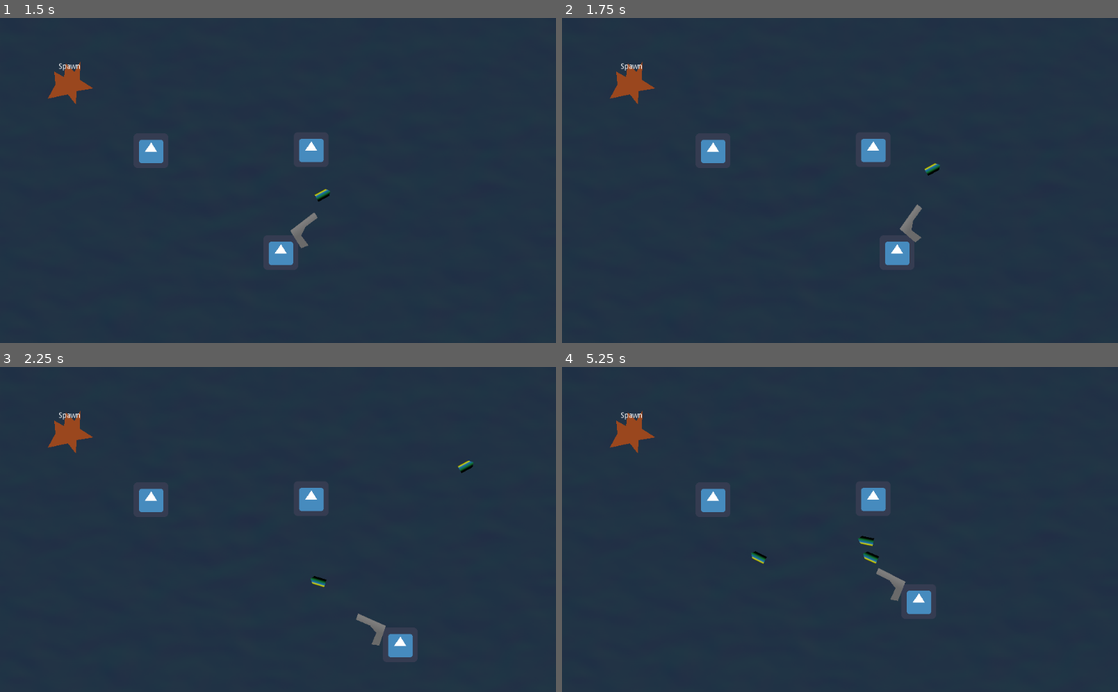
Above: before the commit, frames 1-4 (two rows, left to right).
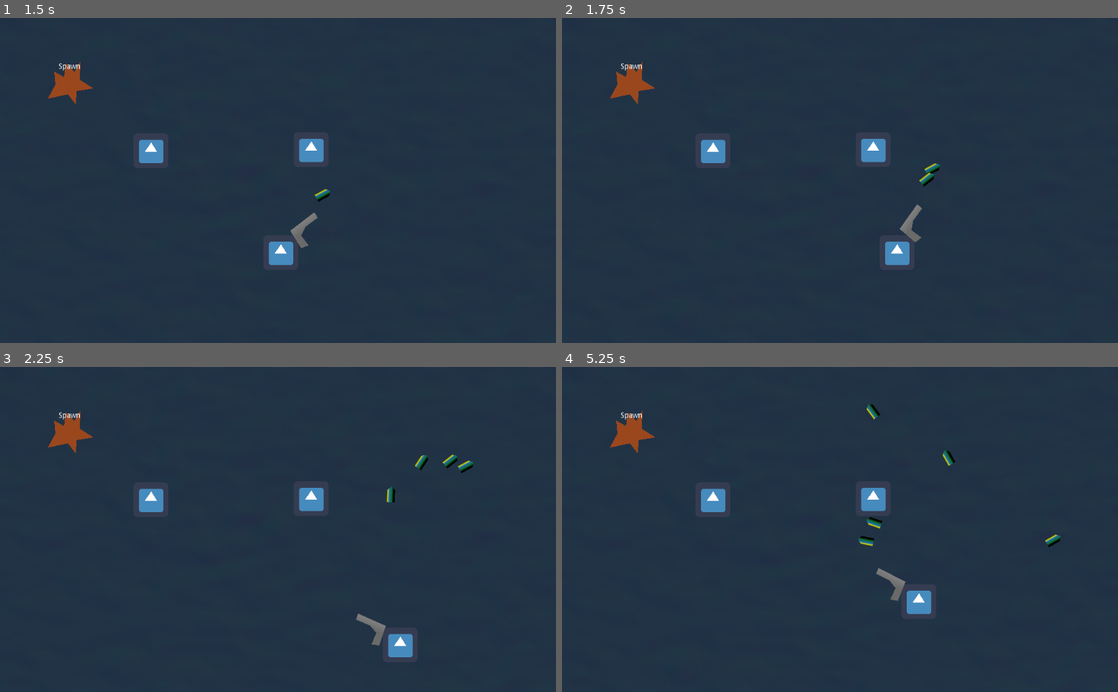
Above: after the commit, the same moments.

Repository: smclaughlan/GWJ52
Game: Godot game, scene res://Main.tscn
The game is run twice, just before and just after one commit, with the same random seed, the same clock (stepped at 60 frames per second) and the same inputs. The engine's default icon, where the game draws it, is replaced by a stand-in: a white triangle on a blue panel in a dark square.
Inputs (mouse positions are in pixels of both pictures, inside the frame that each line leads up to):
- Up to frame 1 (1.5 s): click "Play" at 0.5 s; move the mouse to (400, 164) at 1.27 s; hold Right (ui_right) from 1.28 s (still down); hold Space (shoot) from 1.28 s (still down)
- Up to frame 2 (1.75 s): keep holding Right (ui_right); keep holding Space (shoot)
- Up to frame 3 (2.25 s): move the mouse to (166, 545) at 2.02 s; release Right (ui_right) at 2.03 s; release Space (shoot) at 2.03 s; hold Down (ui_down) from 2.03 s (still down); tap Space (shoot) at 2.1 s
- Up to frame 4 (5.25 s): move the mouse to (895, 458) at 2.77 s; release Down (ui_down) at 2.78 s; hold Right (ui_right) 2.78-3.53 s; hold Space (shoot) 2.78-3.53 s; move the mouse to (812, 594) at 3.52 s; hold Up (ui_up) 3.53-4.28 s; tap Space (shoot) at 3.6, 5.1 s; move the mouse to (1006, 578) at 4.27 s; hold Space (shoot) 4.28-5.03 s; hold Left (ui_left) from 4.28 s (still down); move the mouse to (673, 480) at 5.02 s

Frame 1 is identical in both runs. In frame 2, less than 0.1% of the frame differs, in the area x 64-67%, y 47-52%; in frame 3, 0.3%; in frame 4, 0.4%, in the area x 34-90%, y 11-61%.

Commit message:
modified gun a bit

Diff:
--- a/GodotProject/Scenes/Objects/Weapons/Gun.gd
+++ b/GodotProject/Scenes/Objects/Weapons/Gun.gd
@@ -3,11 +3,15 @@
 
 var current_ammo
 
+enum States { INITIALIZING, READY, FIRING, COCKING, RELOADING, DEAD }
+var State = States.INITIALIZING
 
 # Called when the node enters the scene tree for the first time.
 func _ready():
 	if current_ammo == null:
 		current_ammo = $Ammo/Bullet
+
+	State = States.READY
 
 func _unhandled_input(event):
 	if event.is_action_pressed("shoot"):
@@ -15,14 +19,16 @@
 
 
 func shoot(ammo):
+	if State == States.READY:
+		$BangNoise.play()
+		var new_projectile = ammo.duplicate()
 
-	var new_projectile = ammo.duplicate()
-
-	# a signal to the map would be nicer, but this works for now
-	Global.stage_manager.current_map.add_child(new_projectile)
-	if new_projectile.has_method("init"):
-		new_projectile.init($MuzzlePosition.global_position, $MuzzlePosition.global_rotation)
-
+		# a signal to the map would be nicer, but this works for now
+		Global.stage_manager.current_map.add_child(new_projectile)
+		if new_projectile.has_method("init"):
+			new_projectile.init($MuzzlePosition.global_position, $MuzzlePosition.global_rotation)
+		State = States.COCKING
+		$CockTimer.start()
 
 func _process(_delta):
 	var mousePos = get_global_mouse_position()
@@ -34,3 +40,11 @@
 	else:
 		scale.x = abs(scale.x)
 		look_at(get_global_mouse_position())
+
+
+func _on_CockTimer_timeout():
+	State = States.READY
+
+	# continuous fire by holding mouse button down
+	if Input.is_action_pressed("shoot"):
+		shoot(current_ammo)
--- a/GodotProject/Scenes/Objects/Weapons/Gun.tscn
+++ b/GodotProject/Scenes/Objects/Weapons/Gun.tscn
@@ -1,9 +1,10 @@
-[gd_scene load_steps=7 format=2]
+[gd_scene load_steps=8 format=2]
 
 [ext_resource path="res://Scenes/Objects/Weapons/Gun.gd" type="Script" id=1]
 [ext_resource path="res://Scenes/Objects/Projectiles/Flame.tscn" type="PackedScene" id=2]
 [ext_resource path="res://Scenes/Objects/Projectiles/Bullet.tscn" type="PackedScene" id=3]
 [ext_resource path="res://Scenes/Objects/Projectiles/Light.tscn" type="PackedScene" id=4]
+[ext_resource path="res://Scenes/Objects/Weapons/Bang.wav" type="AudioStream" id=5]
 
 [sub_resource type="Gradient" id=1]
 offsets = PoolRealArray( 0.0818713, 0.324561, 0.567251, 0.611111, 0.77193 )
@@ -37,3 +38,14 @@
 
 [node name="MuzzlePosition" type="Position2D" parent="."]
 position = Vector2( 103, -18 )
+
+[node name="BangNoise" type="AudioStreamPlayer2D" parent="."]
+stream = ExtResource( 5 )
+
+[node name="CockTimer" type="Timer" parent="."]
+wait_time = 0.25
+one_shot = true
+
+[node name="ReloadTimer" type="Timer" parent="."]
+
+[connection signal="timeout" from="CockTimer" to="." method="_on_CockTimer_timeout"]
Not shown, added: GodotProject/Scenes/Objects/Weapons/Bang.wav.import
Not shown, added: GodotProject/Scenes/Objects/Weapons/Bang.wav
